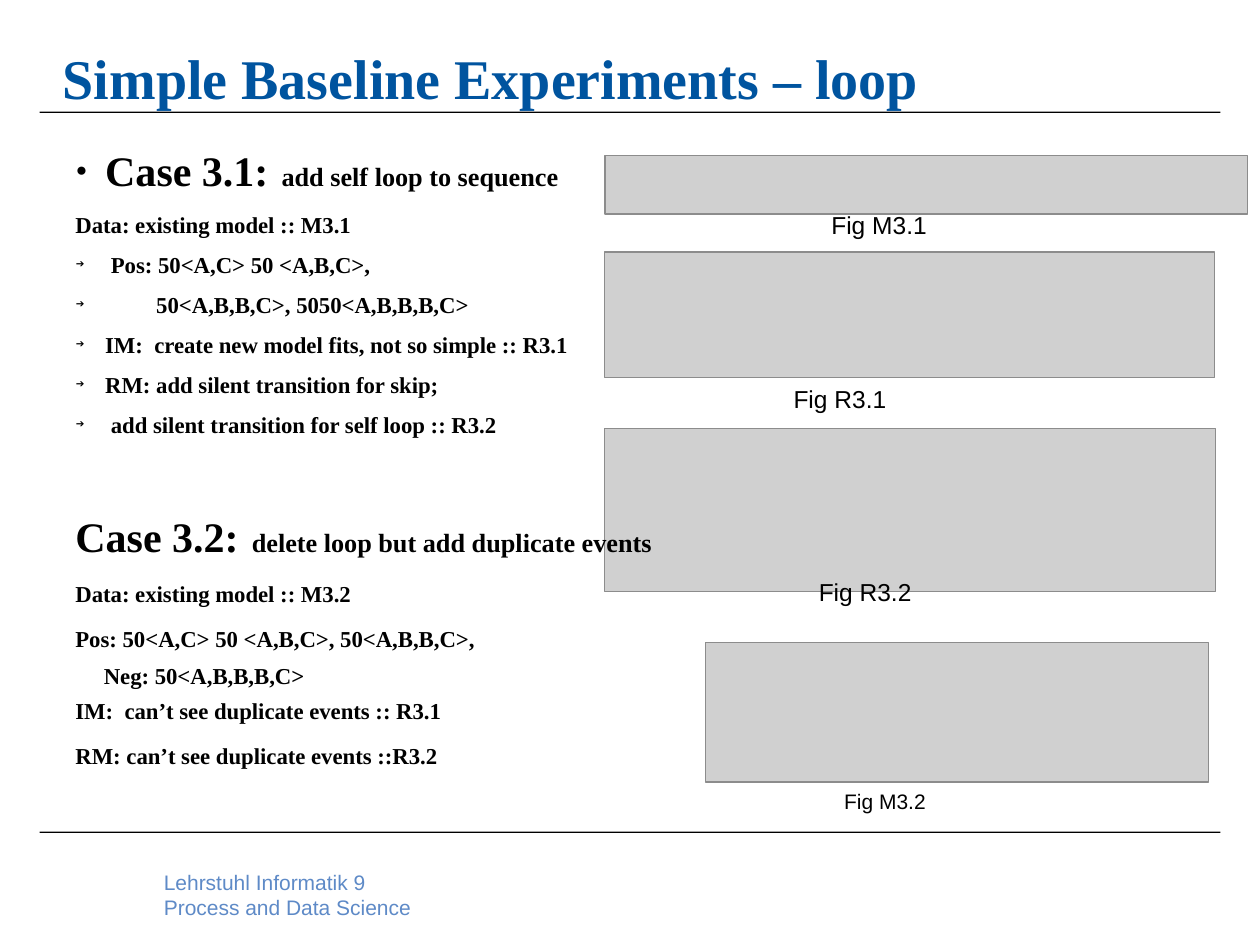
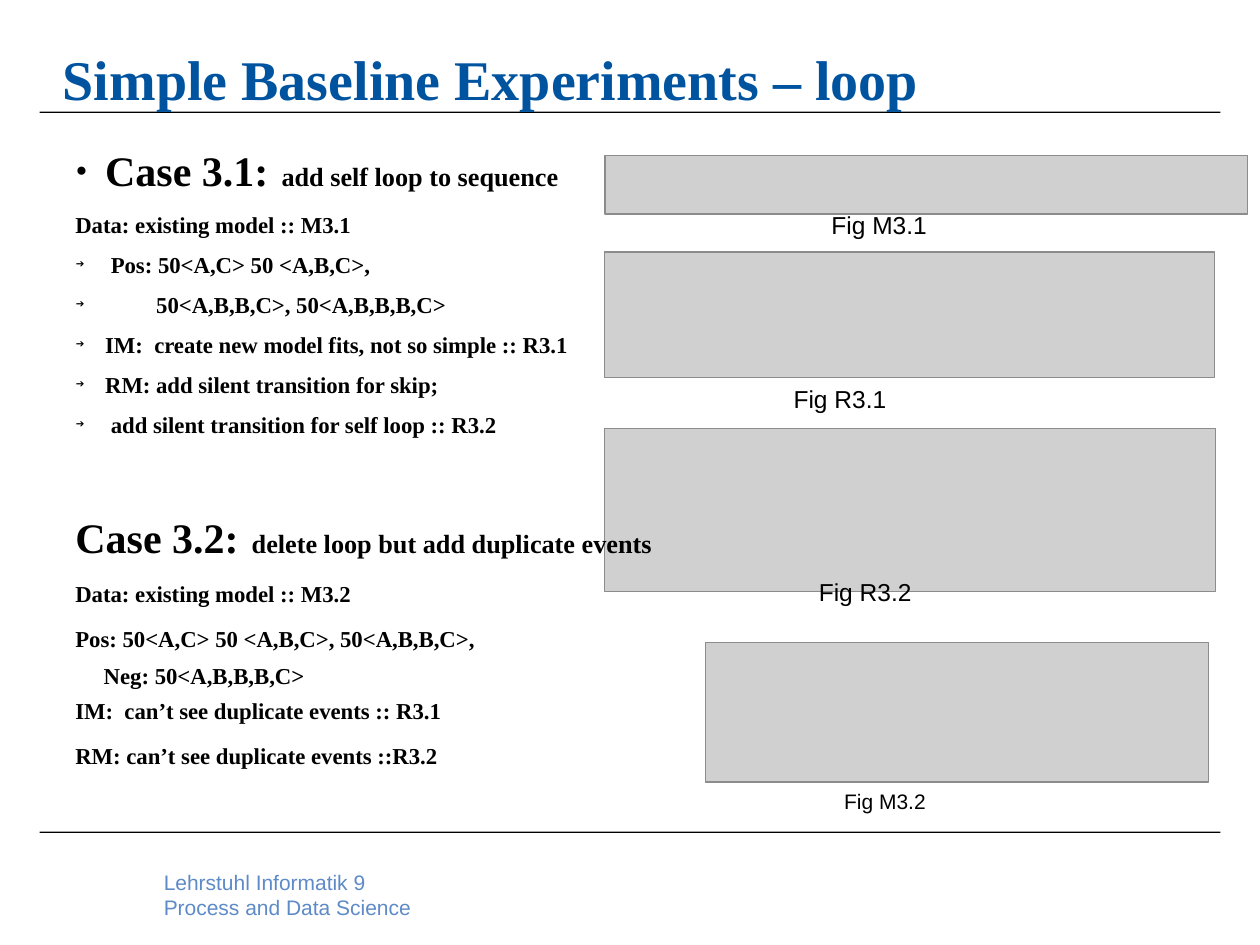
Before and after one commit to KFDing/masterthesis, a slide deck: slide 13 of official_report/MasterThesis_Report_02_BaseLine.pptx. Drawn at 1260x945 pixels with LibreOffice and Linux fonts; fonts in the diff are those of the drawing; grey boxes stand for pictures; background and template pictures are left out. Boxes give left, top, right and bottom in pixels: in the first picture for what was removed or moved away, otherwise in the second. Text is boxed around its words. In the diff, an @@ line names an element or a change of style, - is before the commit and + after.

```diff
--- a/official_report/MasterThesis_Report_02_BaseLine.pptx
+++ b/official_report/MasterThesis_Report_02_BaseLine.pptx
@@ text at (156,298,446,317): text changed @@
-➔ 50<A,B,B,C>, 5050<A,B,B,B,C>
+➔ 50<A,B,B,C>, 50<A,B,B,B,C>
```
Also in this commit, not shown: 2 other slides changed, 50 other files.
